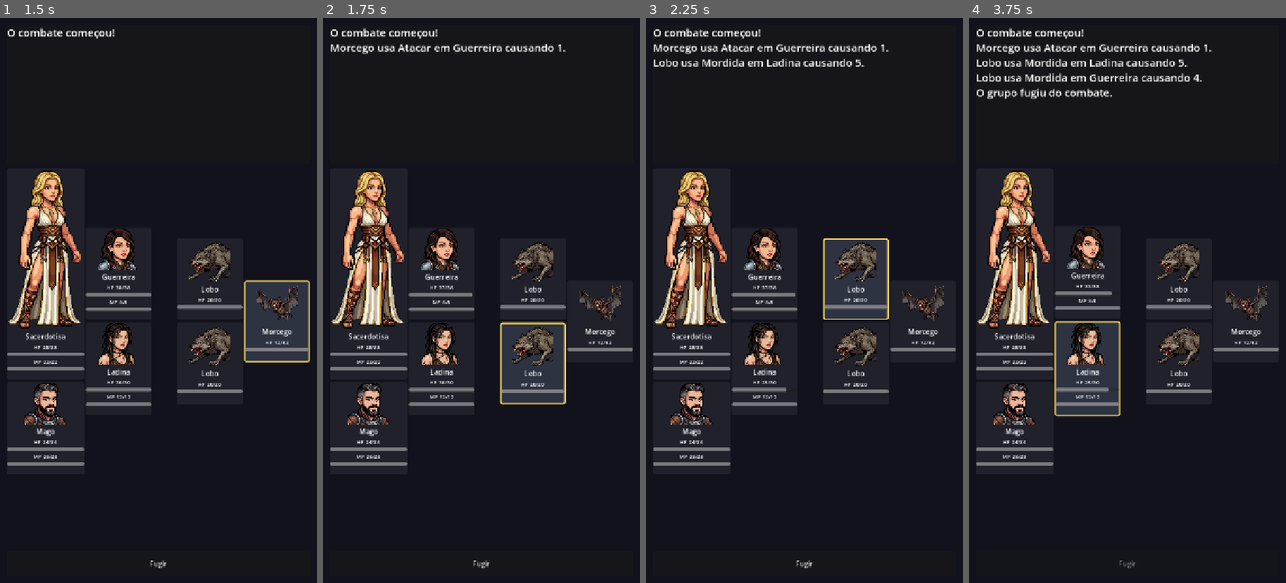
Above: before the commit, frames 1-4 (left to right).
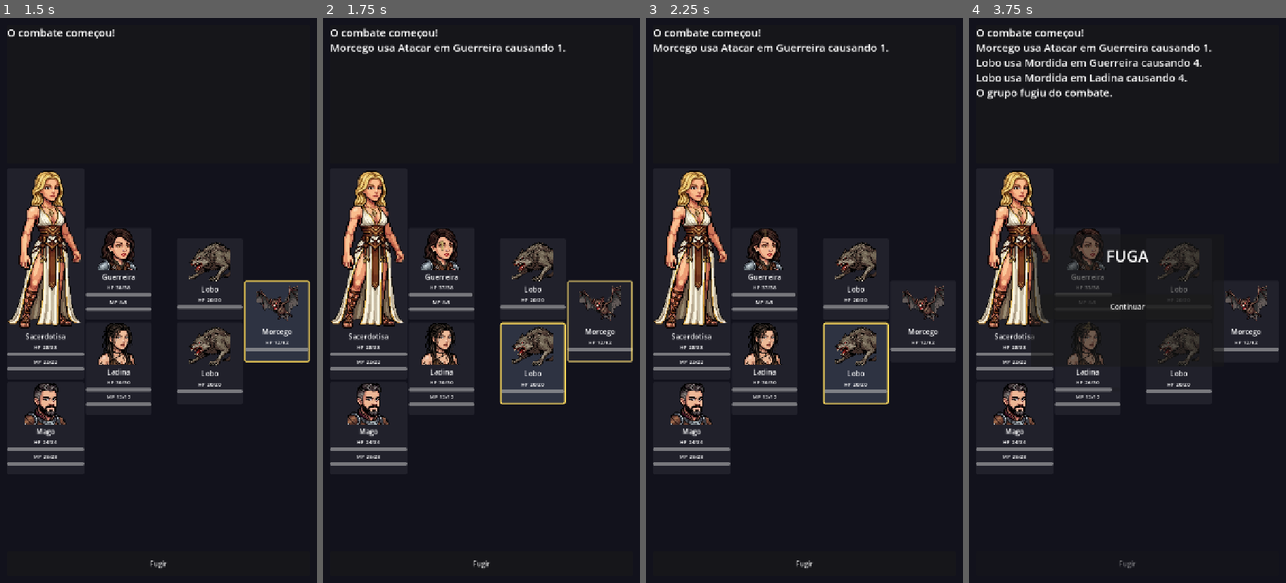
Above: after the commit, the same moments.

Repository: RoxtonRD/dungeon-rpg
Game: Godot game, scene res://scenes/main.tscn
Same seed, same stepped clock (60 frames per second), same inputs: the game is played once before the commit and once after it.
Inputs:
- Up to frame 1 (1.5 s): click "Nova Aventura" at 0.5 s; click "Combate" at 1.25 s
- Up to frame 2 (1.75 s): no input
- Up to frame 3 (2.25 s): click "Personagens" at 2 s
- Up to frame 4 (3.75 s): click "Loja" at 2.75 s; click "Formação" at 3.5 s

Frame 1 is identical in both runs. In frame 2, 0.4% of the frame differs, in the area x 36-98%, y 39-61%; in frame 3, 1.2%; in frame 4, 4.5%, in the area x 19-81%, y 7-71%.

Commit message:
feat(combat): pacing delays, active-actor glow, floating damage numbers

Diff:
--- a/scripts/combat/battler_panel.gd
+++ b/scripts/combat/battler_panel.gd
@@ -20,6 +20,10 @@
 var _mp_label: Label
 var _mp_bar: ProgressBar
 var _status_label: Label
+## Transient border glow shown while this battler is acting. Its own modulate
+## is animated independently, so panel refreshes don't interrupt the flash.
+var _glow: Panel
+var _flash_tween: Tween
 
 var _selectable: bool = false
 
@@ -81,6 +85,18 @@
 
 	mouse_filter = Control.MOUSE_FILTER_STOP
 	gui_input.connect(_on_gui_input)
+
+	# Acting-glow overlay (border only), transparent until flash_active().
+	_glow = Panel.new()
+	_glow.mouse_filter = Control.MOUSE_FILTER_IGNORE
+	var glow_sb := StyleBoxFlat.new()
+	glow_sb.draw_center = false
+	glow_sb.set_border_width_all(4)
+	glow_sb.border_color = Color(1.0, 0.88, 0.45)
+	glow_sb.set_corner_radius_all(4)
+	_glow.add_theme_stylebox_override("panel", glow_sb)
+	_glow.modulate.a = 0.0
+	add_child(_glow)
 
 
 func set_battler(b: Battler) -> void:
@@ -130,6 +146,36 @@
 	_apply_style(active)
 
 
+## Brief warm border glow on whoever is currently acting; fades on its own.
+func flash_active() -> void:
+	if _flash_tween != null and _flash_tween.is_valid():
+		_flash_tween.kill()
+	_glow.modulate.a = 1.0
+	_flash_tween = create_tween()
+	_flash_tween.tween_property(_glow, "modulate:a", 0.0, 0.5)
+
+
+## Floating damage number that rises from the panel and fades out.
+## Single style this round; per-type colours come later.
+func show_damage(amount: int) -> void:
+	var lbl := Label.new()
+	lbl.text = str(amount)
+	lbl.add_theme_font_size_override("font_size", 30)
+	lbl.add_theme_color_override("font_color", Color(1.0, 0.92, 0.55))
+	lbl.add_theme_color_override("font_outline_color", Color(0.1, 0.02, 0.02))
+	lbl.add_theme_constant_override("outline_size", 5)
+	lbl.horizontal_alignment = HORIZONTAL_ALIGNMENT_CENTER
+	lbl.mouse_filter = Control.MOUSE_FILTER_IGNORE
+	lbl.z_index = 100
+	add_child(lbl)
+	lbl.position = Vector2(size.x * 0.5 - 20.0, 28.0)
+	var tw := create_tween()
+	tw.set_parallel(true)
+	tw.tween_property(lbl, "position:y", lbl.position.y - 48.0, 0.9)
+	tw.tween_property(lbl, "modulate:a", 0.0, 0.9).set_ease(Tween.EASE_IN)
+	tw.chain().tween_callback(lbl.queue_free)
+
+
 func set_selectable(selectable: bool) -> void:
 	_selectable = selectable
 	if battler != null and battler.is_alive():
--- a/scripts/combat/combat_screen.gd
+++ b/scripts/combat/combat_screen.gd
@@ -20,8 +20,10 @@
 	"res://resources/enemies/bat.tres",
 ]
 
-## Delay between consecutive enemy actions, in seconds.
-const ENEMY_TURN_DELAY: float = 0.6
+## Delay between consecutive enemy actions, in seconds. FLAG: tune me (0.6–0.8).
+const ENEMY_TURN_DELAY: float = 0.7
+## Pause after the player's own action resolves so they can read it. FLAG: tune me.
+const PLAYER_ACTION_DELAY: float = 0.4
 ## Delay after a turn begins before processing it (lets the highlight register).
 const TURN_LEAD_DELAY: float = 0.25
 ## Chance for a boss kill to drop a Tomo de Maestria (tome_sp). FLAG: tune me.
@@ -49,6 +51,8 @@
 var _picking_target: bool = false
 var _pending_result: int = 0
 var _pending_rewards: Dictionary = {}
+## Last known HP per battler, so hp_changed can derive a damage delta.
+var _prev_hp: Dictionary = {}
 
 
 func _ready() -> void:
@@ -99,6 +103,7 @@
 		p.set_battler(state.party[i])
 		p.tapped.connect(_on_panel_tapped)
 		_party_panels.append(p)
+		_prev_hp[state.party[i]] = state.party[i].get_hp()
 		if state.party[i].is_front_row():
 			front_party_col.add_child(p)
 		else:
@@ -108,6 +113,7 @@
 		p.set_battler(state.enemies[i])
 		p.tapped.connect(_on_panel_tapped)
 		_enemy_panels.append(p)
+		_prev_hp[state.enemies[i]] = state.enemies[i].get_hp()
 		if state.enemies[i].is_front_row():
 			front_enemy_col.add_child(p)
 		else:
@@ -139,7 +145,13 @@
 
 
 func _on_hp_changed(b: Battler) -> void:
+	var prev: int = _prev_hp.get(b, b.get_hp())
+	var delta := b.get_hp() - prev
+	_prev_hp[b] = b.get_hp()
 	_panel_for(b).refresh()
+	# Floating number for damage only this round (heals come later, per-type).
+	if delta < 0:
+		_panel_for(b).show_damage(-delta)
 
 
 func _on_turn_started(b: Battler) -> void:
@@ -161,6 +173,7 @@
 	await get_tree().create_timer(TURN_LEAD_DELAY).timeout
 	while not state.ended and state.current_actor != null \
 			and state.current_actor.side == Battler.Side.ENEMY:
+		_panel_for(state.current_actor).flash_active()
 		state.step()
 		_refresh_all_panels()
 		await get_tree().create_timer(ENEMY_TURN_DELAY).timeout
@@ -253,8 +266,11 @@
 	_clear_skill_buttons()
 	cancel_button.visible = false
 	flee_button.disabled = true
+	if state.current_actor != null:
+		_panel_for(state.current_actor).flash_active()
 	state.player_action(skill, target)
 	_refresh_all_panels()
+	await get_tree().create_timer(PLAYER_ACTION_DELAY).timeout
 	_process_turn()
 
 
